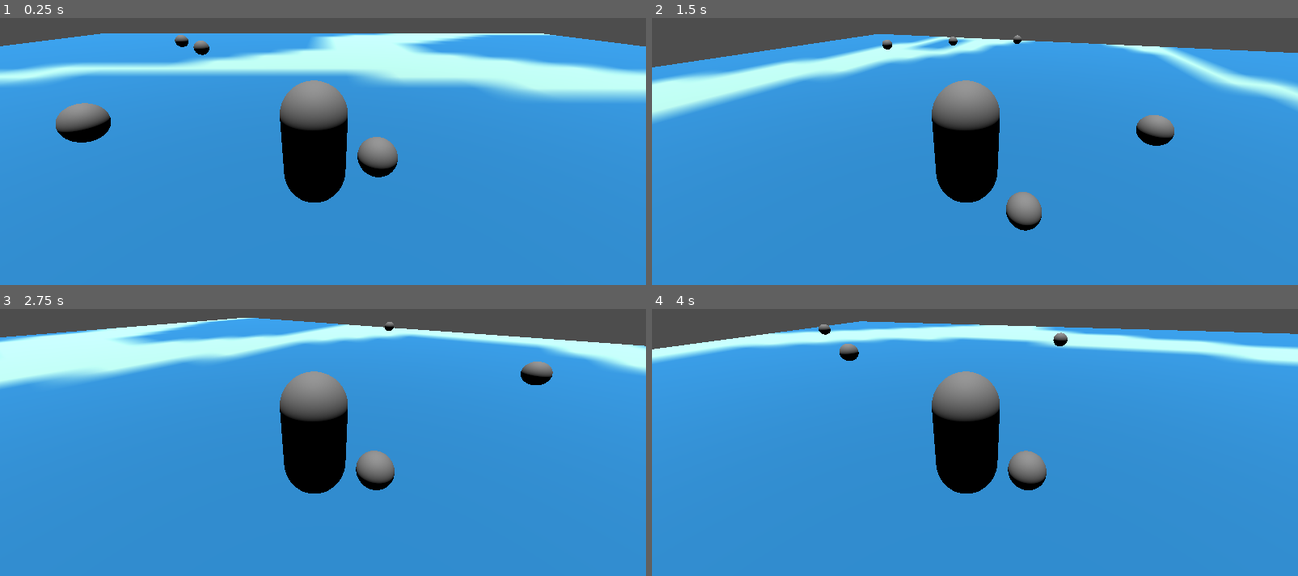
Above: before the commit, frames 1-4 (two rows, left to right).
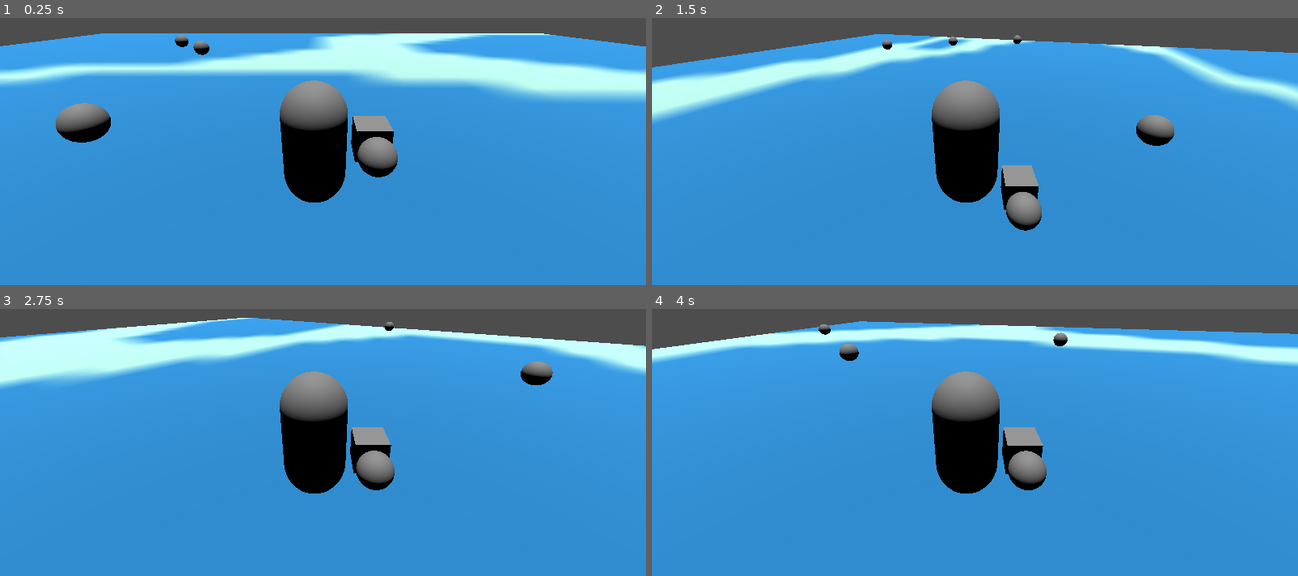
Above: after the commit, the same moments.

Repository: arry424/Chaunch
Game: Godot game, scene res://scenes/main.tscn
Two runs of this game, one before a commit and one after it. Both use one fixed random seed, a clock stepped at 60 frames per second and the inputs below.
Inputs (mouse positions are in pixels of both pictures, inside the frame that each line leads up to):
- Up to frame 1 (0.25 s): no input
- Up to frame 2 (1.5 s): move the mouse to (1117, 84) at 0.52 s; hold D (move_right) 0.53-1.28 s; hold R (throw) 0.53-1.28 s; tap Space (jump) at 0.77 s; move the mouse to (845, 122) at 1.27 s; hold S (move_back) from 1.28 s (still down); tap E (pick_up) at 1.35 s
- Up to frame 3 (2.75 s): tap Space (jump) at 1.52 s; tap R (throw) at 1.55 s; move the mouse to (387, 314) at 2.02 s; release S (move_back) at 2.03 s; hold D (move_right) from 2.03 s (still down); hold R (throw) from 2.03 s (still down); tap Shift (sprint) at 2.1 s
- Up to frame 4 (4 s): move the mouse to (942, 466) at 2.77 s; release D (move_right) at 2.78 s; release R (throw) at 2.78 s; hold W (move_forward) 2.78-3.53 s; tap R (throw) at 2.85 s; tap Space (jump) at 3.02, 3.77 s; move the mouse to (1168, 447) at 3.52 s; hold A (move_left) from 3.53 s (still down); hold R (throw) from 3.53 s (still down)

The runs differ from the first frame. In frame 1, 0.6% of the frame differs, in the area x 54-61%, y 36-54%; in frame 2, 0.6%; in frame 3, 0.6%; in frame 4, 0.6%, in the area x 54-61%, y 44-62%.

Commit message:
throws object in correct direction!

Diff:
--- a/code/chain.gd
+++ b/code/chain.gd
@@ -7,6 +7,7 @@
 @onready var ray = $RayCast3D
 # Called when the node enters the scene tree for the first time.
 func _ready():
+	ray.target_position = Vector3(0,0,10)
 	#contact_monitor = true
 	#max_contacts_reported = 1
 	pass
@@ -23,9 +24,14 @@
 	if Input.is_action_pressed("throw") && !canPickUp:
 		last_held_object.reparent(get_tree().root)
 		last_held_object.freeze = false
-		var direction_vector = self.transform.origin
-		direction_vector = direction_vector.normalized()  # Normalize for unit length
-		last_held_object.set_axis_velocity(direction_vector)
+		var distance = 10
+		var local_direction = Vector3(0, 0, -1)  # Local direction, forward
+		var world_direction = global_transform.basis * local_direction
+		ray.target_position = world_direction * distance
+		var direction_vector = ray.get_target_position()
+		#direction_vector = direction_vector.normalized()  # Normalize for unit length
+		print(direction_vector)
+		last_held_object.set_axis_velocity(Vector3(direction_vector.x, 10, direction_vector.z))
 		canPickUp = true
 
 
--- a/code/player.gd
+++ b/code/player.gd
@@ -49,7 +49,7 @@
 	var input = Input.get_vector("look_left","look_right","look_up","look_down")
 	look_dir += input
 	rotation.y -= look_dir.x * camera_sens * delta
-	print(rotation.y)
+	#print(rotation.y)
 	#camera.rotation.x = clamp(camera.rotation.x - look_dir.y * camera_sens * sens_mod* delta, -90, 90)
 	look_dir = Vector2.ZERO
 
--- a/scenes/chain.tscn
+++ b/scenes/chain.tscn
@@ -8,6 +8,8 @@
 [sub_resource type="SphereMesh" id="SphereMesh_kqx5t"]
 
 [sub_resource type="SphereShape3D" id="SphereShape3D_mkych"]
+
+[sub_resource type="BoxMesh" id="BoxMesh_e46r1"]
 
 [node name="Chain" type="RigidBody3D"]
 collision_layer = 4
@@ -30,7 +32,11 @@
 shape = SubResource("SphereShape3D_mkych")
 
 [node name="RayCast3D" type="RayCast3D" parent="."]
-transform = Transform3D(1, 0, 0, 0, -4.37114e-08, 1, 0, -1, -4.37114e-08, -0.00178552, 0, 0.573294)
+transform = Transform3D(-1, 8.74228e-08, 3.82137e-15, 0, -4.37114e-08, 1, 8.74228e-08, 1, 4.37114e-08, -0.00178552, 0, -0.47928)
+
+[node name="MeshInstance3D2" type="MeshInstance3D" parent="."]
+transform = Transform3D(0.715, 0, 0, 0, 0.715, 0, 0, 0, 0.715, 0, 0, -0.668758)
+mesh = SubResource("BoxMesh_e46r1")
 
 [connection signal="body_entered" from="Area3D" to="." method="_on_area_3d_body_entered"]
 [connection signal="body_exited" from="Area3D" to="." method="_on_area_3d_body_exited"]
Not shown: 1 places in scenes/chain.tscn that only renumber resources
